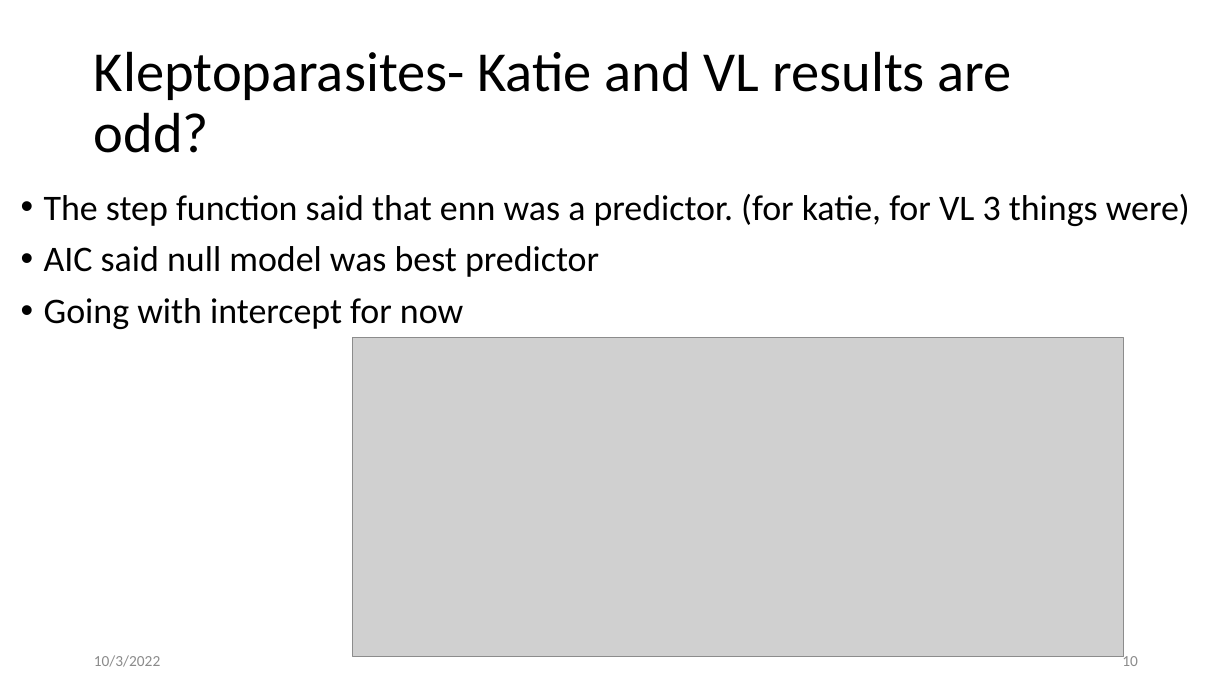
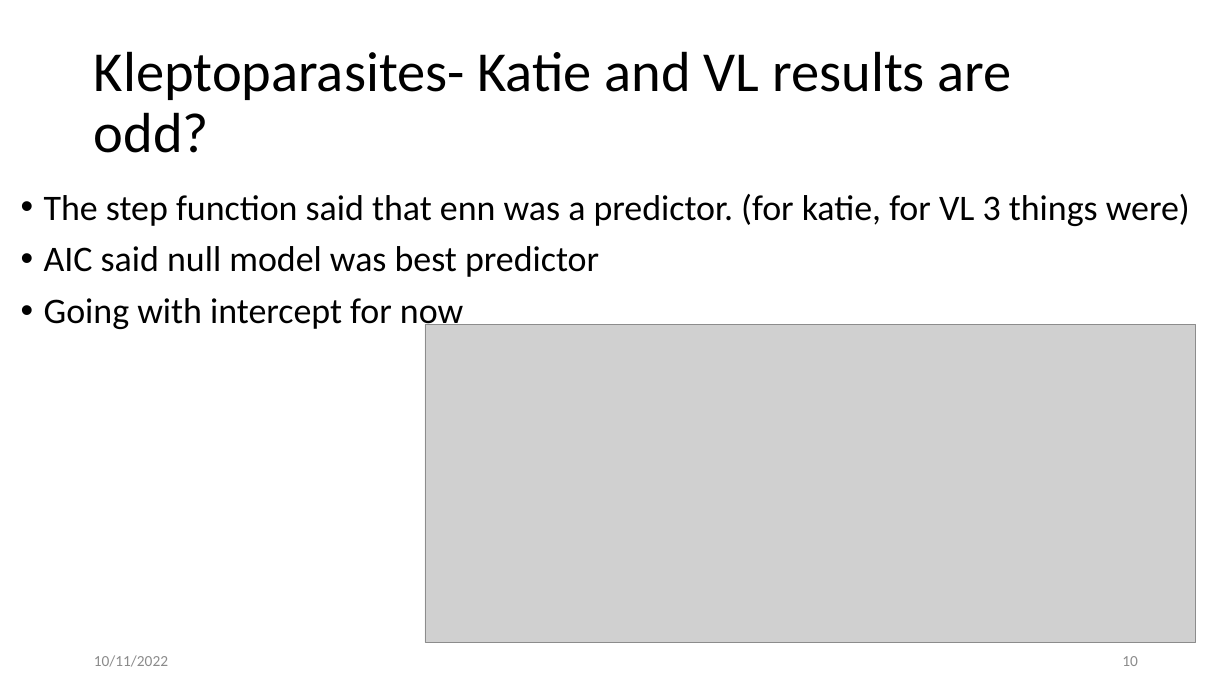
Before and after one commit to kiperry/Ohio_Bees, a slide deck: slide 10 of Changes I have made for local analysis.pptx. Drawn at 1232x693 pixels with LibreOffice and Linux fonts; fonts in the diff are those of the drawing; grey boxes stand for pictures. Boxes give left, top, right and bottom in pixels: in the first picture for what was removed or moved away, otherwise in the second. Text is boxed around its words. In the diff, an @@ line names an element or a change of style, - is before the commit and + after.

```diff
--- a/Changes I have made for local analysis.pptx
+++ b/Changes I have made for local analysis.pptx
@@ picture: place and size @@
-picture at (353,338,1124,656)
+picture at (425,324,1196,642)
@@ text at (94,655,168,667): text changed @@
-10/3/2022
+10/11/2022
```
Also in this commit, not shown: 11 other slides changed, 8 slides added.
